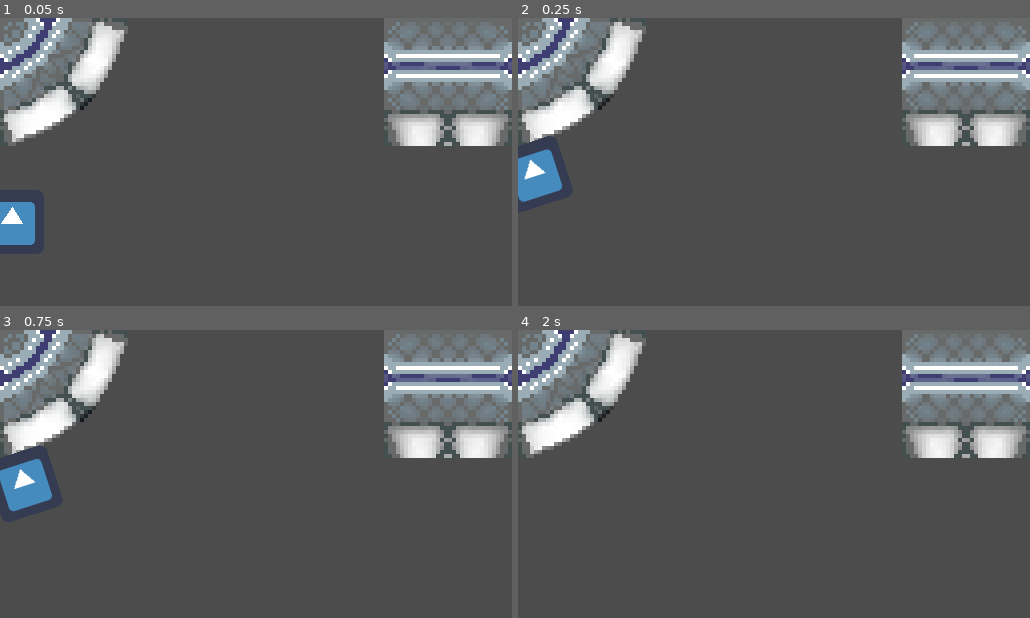
Above: before the commit, frames 1-4 (two rows, left to right).
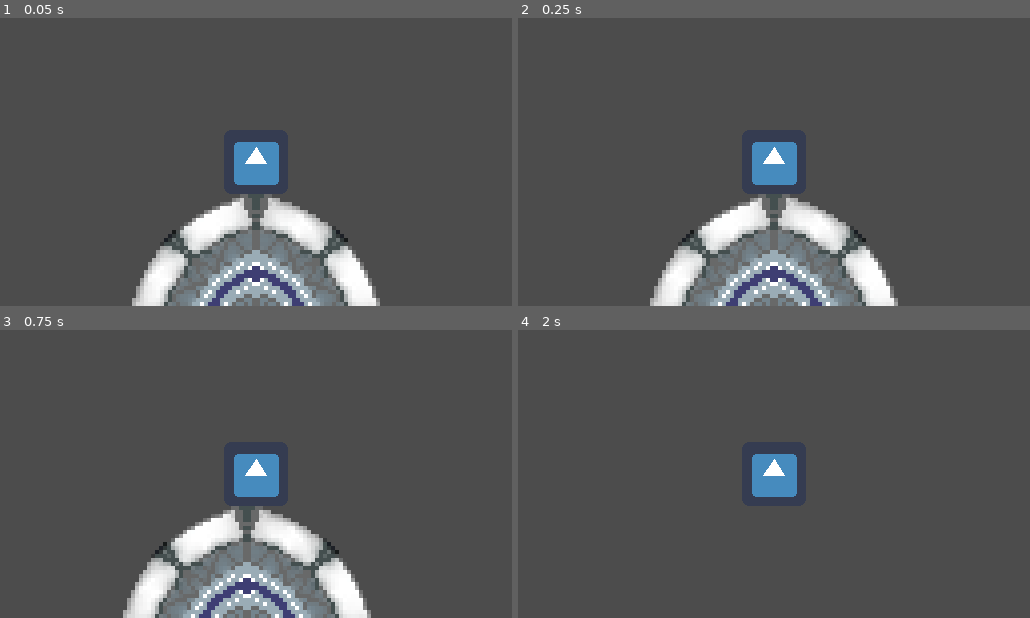
Above: after the commit, the same moments.

Repository: DebuggerDave/null_g
Game: Godot game, scene res://World.tscn
The game is run twice, just before and just after one commit, with the same random seed, the same clock (stepped at 60 frames per second) and the same inputs. The engine's default icon, where the game draws it, is replaced by a stand-in: a white triangle on a blue panel in a dark square.
Inputs:
- Up to frame 1 (0.05 s): no input
- Up to frame 2 (0.25 s): no input
- Up to frame 3 (0.75 s): tap Enter at 0.5 s; hold D (move_right) from 0.53 s (still down)
- Up to frame 4 (2 s): tap Space (jump) at 0.77, 1.25, 1.52 s; release D (move_right) at 1.28 s; hold S (move_down) from 1.28 s (still down)

The runs differ from the first frame. In frame 1, 33% of the frame differs, in the area x 0-100%, y 0-100%; in frame 2, 33%; in frame 3, 33%; in frame 4, 19%.

Commit message:
working kinematic body prototype, added camera, horrible spaghetti code

Diff:
--- a/Player.gd
+++ b/Player.gd
@@ -8,7 +8,7 @@
 var tileMap := preload("res://TileMap.gd")
 var grounded := false
 var floorNormal := Vector2()
-var velocity := Vector2(0, -100)
+var velocity := Vector2(0, 100)
 var lastCollision := Vector2()
 var rayCast := RayCast2D.new()
 
@@ -32,8 +32,8 @@
 			movement = collision.get_remainder()
 			movement -= movement * floorNormal.abs()
 			velocity -= velocity * floorNormal.abs()
-			if (lastCollision != floor_normal_border_point(collision.position)):
-				var lastMovement: Vector2 = floor_normal_border_point(collision.position) - lastCollision
+			if (lastCollision != centered_floor_contact_point(collision.position)):
+				var lastMovement: Vector2 = centered_floor_contact_point(collision.position) - lastCollision
 				grounded = false
 				movement += query_floor(lastMovement)
 		else:
@@ -46,19 +46,25 @@
 func query_floor(lastMovement: Vector2) -> Vector2:
 	var movement := Vector2()
 
+
+
 	# Look torwards floor
-	var rayEnd: Vector2 = lastCollision + lastMovement
-	var rayStart: Vector2 = rayEnd + floorNormal
+	var rayEnd: Vector2 = lastCollision + lastMovement - floorNormal
+	var rayStart: Vector2 = lastCollision + lastMovement + floorNormal
 	rayCast.set_cast_to(rayEnd - get_position())
 	rayCast.position = rayStart - get_position()
 	rayCast.force_raycast_update()
-	if (rayCast.is_colliding() &&
-		(rayCast.get_collider() is tileMap) &&
-		(rayCast.get_collision_normal() == floorNormal) &&
+	var ah = rayCast.is_colliding()
+	var ahh = rayCast.get_collider() is tileMap
+	var ahhh = rayCast.get_collision_normal() == floorNormal
+
+	var space_state = get_world_2d().direct_space_state
+	var result: Dictionary = space_state.intersect_ray(rayStart, rayEnd, [self])
+	if ((not result.empty()) &&
+		(result["collider"] is tileMap) &&
 		(not grounded)
 	):
-		floorNormal = rayCast.get_collision_normal()
-		lastCollision = get_actual_collision_point()
+		lastCollision = line_intersection(floorNormal.rotated(PI/2), lastCollision, floorNormal, result["position"])
 		grounded = true
 	else:
 		pass
@@ -69,18 +75,27 @@
 	rayCast.set_cast_to(rayEnd - get_position())
 	rayCast.position = rayStart - get_position()
 	rayCast.force_raycast_update()
-	if (rayCast.is_colliding() && (not grounded)):
-		var rotation: float = floorNormal.angle_to(rayCast.get_collision_normal())
-		if ((abs(rotation) <= MAX_SNAP_ANGLE) && (rayCast.get_collider() is tileMap)):
+	result = space_state.intersect_ray(rayStart - floorNormal, rayEnd - floorNormal, [self])
+	if ((not result.empty()) && (not grounded)):
+		var rotation: float = floorNormal.angle_to(result["normal"])
+		if ((abs(rotation) <= MAX_SNAP_ANGLE) && (result["collider"] is tileMap)):
+			var rotationTransform: Transform2D = Transform2D(rotation, Vector2())
+			var lastFloorNormal: Vector2 = floorNormal
+			floorNormal = result["normal"]
+			lastCollision = line_intersection(floorNormal.rotated(PI/2), result["position"], lastFloorNormal.rotated(PI/2), lastCollision)
+			var adjustForRotation: Vector2 = rayStart - (rotationTransform.basis_xform(rayStart - get_position()) + get_position())
+			var moveBack: Vector2 = lastCollision - rayStart
 			set_rotation(get_rotation() + rotation)
-			floorNormal = rayCast.get_collision_normal()
-			lastCollision = get_actual_collision_point()
-			var moveBack: Vector2 = lastCollision - rayStart
-			move_and_collide(moveBack)
+			set_position(get_position() + adjustForRotation + moveBack)
 			movement -= moveBack
 			movement = movement.rotated(rotation)
 			velocity = velocity.rotated(rotation)
+
 			grounded = true
+
+			var randomAngle: float = floorNormal.angle_to(Vector2.DOWN)
+			movement = (movement.rotated(randomAngle) - (floorNormal.rotated(randomAngle) * movement.rotated(randomAngle))).rotated(-randomAngle)
+			velocity = (velocity.rotated(randomAngle) - (floorNormal.rotated(randomAngle) * velocity.rotated(randomAngle))).rotated(-randomAngle)
 
 	return movement
 
@@ -88,26 +103,43 @@
 func get_actual_collision_point() -> Vector2:
 	var rayEnd: Vector2 = rayCast.get_cast_to() + get_position()
 	var rayStart: Vector2 = rayCast.position + get_position()
-	return line_intersection(rayCast.get_collision_normal().rotated(PI/2), rayCast.get_collision_point(), rayStart, rayEnd - rayStart)
+	return line_intersection(
+		rayCast.get_collision_normal().rotated(PI/2),
+		rayCast.get_collision_point(),
+		rayEnd - rayStart,
+		rayStart
+	)
 
 func line_intersection(direction1: Vector2, point1: Vector2, direction2: Vector2, point2: Vector2) -> Vector2:
 	var intersection := Vector2()
 
-	var slope1: float = direction1.y / direction1.x
-	var slope2: float = direction2.y / direction2.x
-	var intercept1: float = point1.y - (slope1 * point1.x)
-	var intercept2: float = point2.y - (slope2 * point2.x)
-	intersection.x = (intercept2 - intercept1) / (slope1 - slope2)
-	intersection.y = (intersection.x * slope1) + intercept1
+	if (direction1.is_equal_approx(Vector2(0, direction1.y)) && direction2.is_equal_approx(Vector2(0, direction2.y))):
+		intersection = Vector2.INF
+	elif (direction1.is_equal_approx(Vector2(0, direction1.y)) && (not direction2.is_equal_approx(Vector2(0, direction2.y)))):
+		var slope2: float = direction2.y / direction2.x
+		var intercept2: float = point2.y - (slope2 * point2.x)
+		intersection.x = point1.x
+		intersection.y = (intersection.x * slope2) + intercept2
+	elif ((not direction1.is_equal_approx(Vector2(0, direction1.y))) && direction2.is_equal_approx(Vector2(0, direction2.y))):
+		var slope1: float = direction1.y / direction1.x
+		var intercept1: float = point1.y - (slope1 * point1.x)
+		intersection.x = point2.x
+		intersection.y = (intersection.x * slope1) + intercept1
+	else:
+		var slope1: float = direction1.y / direction1.x
+		var slope2: float = direction2.y / direction2.x
+		var intercept1: float = point1.y - (slope1 * point1.x)
+		var intercept2: float = point2.y - (slope2 * point2.x)
+		if (slope1 == slope2):
+			intersection = Vector2.INF
+		else:
+			intersection.x = (intercept2 - intercept1) / (slope1 - slope2)
+			intersection.y = (intersection.x * slope1) + intercept1
 
 	return intersection
 
-func floor_normal_border_point(borderPoint: Vector2) -> Vector2:
-	var transformed_border_point: Vector2 = borderPoint * floorNormal.abs()
-	var transformed_position: Vector2 = get_position() * floorNormal.rotated(PI/2).abs()
-	var x: float = sqrt(pow(transformed_border_point.x, 2) + pow(transformed_position.x, 2))
-	var y: float = sqrt(pow(transformed_border_point.y, 2) + pow(transformed_position.y, 2))
-	return Vector2(x, y)
+func centered_floor_contact_point(borderPoint: Vector2) -> Vector2:
+	return line_intersection(floorNormal.rotated(PI/2).abs(), borderPoint, floorNormal.abs(), get_position())
 
 func aggregate_floor_normals(floorNormal: Vector2) -> Vector2:
 	var aggregate := Vector2(floorNormal.x, floorNormal.y)
@@ -135,10 +167,12 @@
 			moveDir.y -= 1
 
 		var rotateX: float = Vector2.DOWN.angle_to(floorNormal)
+		rotateX = wrapf(rotateX, -PI/2, PI/2)
 		if (rotateX > PI/2):
 				rotateX = (PI/2) - rotateX
 
 		var rotateY: float = Vector2.RIGHT.angle_to(floorNormal)
+		rotateY = wrapf(rotateY, -PI/2, PI/2)
 		if (rotateY > PI/2):
 				rotateY = (PI/2) - rotateX
 
--- a/Player.tscn
+++ b/Player.tscn
@@ -16,3 +16,6 @@
 position = Vector2( -1.90735e-06, -1.90735e-06 )
 scale = Vector2( 0.25, 0.25 )
 texture = ExtResource( 1 )
+
+[node name="Camera2D" type="Camera2D" parent="."]
+current = true
--- a/World.tscn
+++ b/World.tscn
@@ -6,8 +6,8 @@
 [node name="World" type="Node2D"]
 
 [node name="TileMap" parent="." instance=ExtResource( 2 )]
-tile_data = PoolIntArray( -1, 0, 1, -65536, -1610612736, 1, 65535, -1073741824, 1, 0, 1610612736, 1, 3, 1610612736, 0, 4, 1610612736, 0, 5, 1610612736, 0, 6, 1610612736, 0, 7, 1610612736, 0, 8, 1610612736, 0, 9, 1610612736, 0, 10, 1610612736, 0, 11, 1610612736, 0, 12, 1610612736, 0, 13, 1610612736, 0, 14, 1610612736, 0, 15, 1073741824, 0, 16, 1073741824, 0, 17, 1073741824, 0, 18, 1073741824, 0, 65555, -2147483648, 0, 131091, -2147483648, 0, 196608, -536870912, 0, 196627, -2147483648, 0, 262144, -536870912, 0, 262148, 0, 1, 262149, -1610612736, 1, 262163, -2147483648, 0, 327680, -536870912, 0, 327684, -1073741824, 1, 327685, 1610612736, 1, 327699, -2147483648, 0, 393216, -536870912, 0, 393235, -2147483648, 0, 458752, -53687 …(1171 unchanged characters)…
+tile_data = PoolIntArray( 7, 1610612736, 0, 8, 1610612736, 0, 9, 1610612736, 0, 10, 1610612736, 0, 11, 1610612736, 0, 12, 1610612736, 0, 13, 1610612736, 0, 14, 1610612736, 0, 15, 1073741824, 0, 16, 1073741824, 0, 17, 1073741824, 0, 18, 1073741824, 0, 65537, 0, 1, 65538, -1610612736, 1, 65555, -2147483648, 0, 131073, -1073741824, 1, 131074, 1610612736, 1, 131079, 0, 1, 131080, 0, 0, 131081, 0, 0, 131082, -1610612736, 1, 131091, -2147483648, 0, 196615, -1073741824, 0, 196623, -1610612736, 1, 196627, -2147483648, 0, 262151, -1073741824, 0, 262159, -1610612736, 0, 262163, -2147483648, 0, 327688, 1610612736, 0, 327689, 1610612736, 0, 327691, -1073741824, 1, 327693, 1610612736, 1, 327695, -1610612736, 0, 327699, -2147483648, 0, 393216, -536870912, 0, 393226, -1073741824, 1, 393227, 1610612736, 0, 393228, 1610612736, 0, 393229, 1610612736, 0, 393230, 1610612736, 0, 393231, 1610612736, 1, 393235, -2147483648, 0, 458752, -53687 …(1171 unchanged characters)…
 
 [node name="Player" parent="." instance=ExtResource( 1 )]
-position = Vector2( 3, 56 )
+position = Vector2( 64, 20 )
 rotation = -6.28318
--- a/tiles.tres
+++ b/tiles.tres
@@ -2,11 +2,11 @@
 
 [ext_resource path="res://Space.png" type="Texture" id=1]
 
-[sub_resource type="ConvexPolygonShape2D" id=1]
-points = PoolVector2Array( 32, 32, 32, 32, 0, 32, 3.08696, 21.2412, 6.99, 14.1081, 13.9886, 6.7562, 19.2375, 4.11491, 31.7542, 0.0772705 )
-
 [sub_resource type="ConvexPolygonShape2D" id=2]
 points = PoolVector2Array( 32, 32, 0, 32, 0, 0, 32, 0 )
+
+[sub_resource type="ConvexPolygonShape2D" id=4]
+points = PoolVector2Array( 0, 32, 0, 32, 0, 27.9156, 4.02877, 18.8829, 10.1407, 10.0666, 19.0111, 3.95467, 28.0438, 0, 32, 0, 32, 32 )
 
 [sub_resource type="GDScript" id=3]
 
@@ -28,21 +28,21 @@
 0/navigation_offset = Vector2( 0, 0 )
 0/shape_offset = Vector2( 0, 0 )
 0/shape_transform = Transform2D( 1, 0, 0, 1, 0, 0 )
-0/shape = SubResource( 1 )
+0/shape = SubResource( 2 )
 0/shape_one_way = false
 0/shape_one_way_margin = 1.0
 0/shapes = [ {
-"autotile_coord": Vector2( 1, 0 ),
-"one_way": false,
-"one_way_margin": 1.0,
-"shape": SubResource( 1 ),
-"shape_transform": Transform2D( 1, 0, 0, 1, 0, 0 )
-}, {
 "autotile_coord": Vector2( 0, 0 ),
 "one_way": false,
 "one_way_margin": 1.0,
 "shape": SubResource( 2 ),
 "shape_transform": Transform2D( 1, 0, 0, 1, 0, 0 )
+}, {
+"autotile_coord": Vector2( 1, 0 ),
+"one_way": false,
+"one_way_margin": 1.0,
+"shape": SubResource( 4 ),
+"shape_transform": Transform2D( 1, 0, 0, 1, 0, 0 )
 } ]
 0/z_index = 0
 script = SubResource( 3 )
